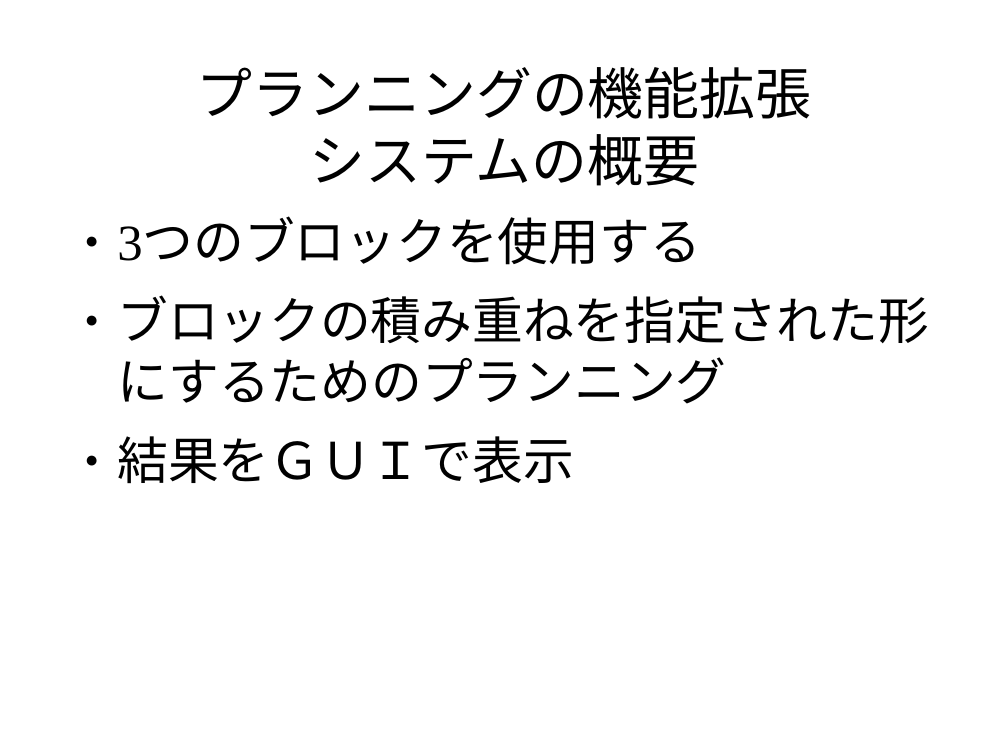
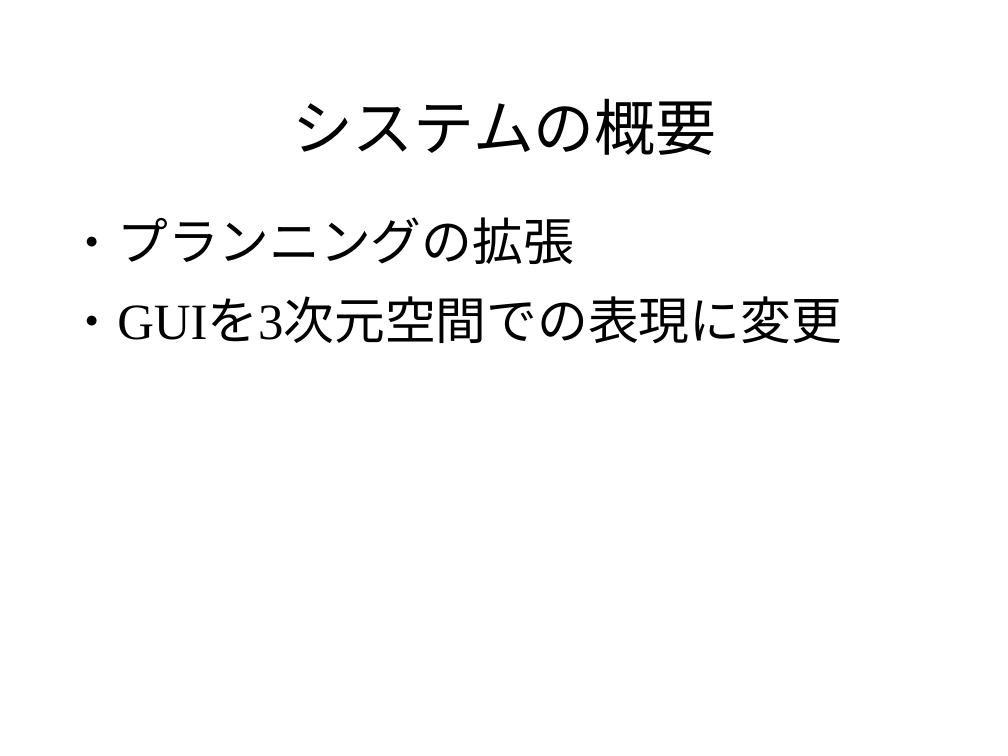
Before and after one commit to pamyupamyu/rep8, a slide deck: slide 4 of グループ1 発表スライド.odp. Drawn at 1008x756 pixels with LibreOffice and Linux fonts; fonts in the diff are those of the drawing; background and template pictures are left out. Boxes give left, top, right and bottom in pixels: in the first picture for what was removed or moved away, otherwise in the second. Text is boxed around its words. In the diff, an @@ line names an element or a change of style, - is before the commit and + after.

```diff
--- a/グループ1 発表スライド.odp
+++ b/グループ1 発表スライド.odp
@@ title at bbox=[292, 98, 717, 155]: text changed; size 44 to 48 pt @@
-プランニングの機能拡張
-システムの概要
+システムの概要
@@ text at bbox=[117, 217, 842, 344]: text changed @@
-● 3つのブロックを使用する
-● ブロックの積み重ねを指定された形にするためのプランニング
-● 結果をＧＵＩで表示
+● プランニングの拡張
+● GUIを3次元空間での表現に変更
```
Also in this commit, not shown: 22 other slides changed, 1 slide removed.
